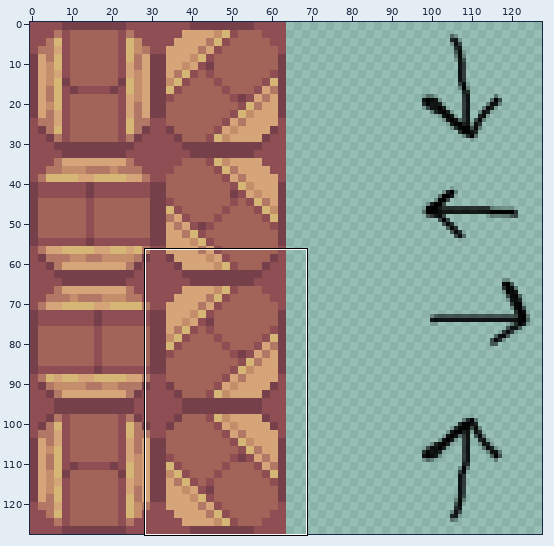
Edited in one commit: sprite sheet (Graphics/Characters/Rotatona_StraightTrack.png). Above, an overview of the earlier version with the close-up marked.
Close-up. First the earlier version:
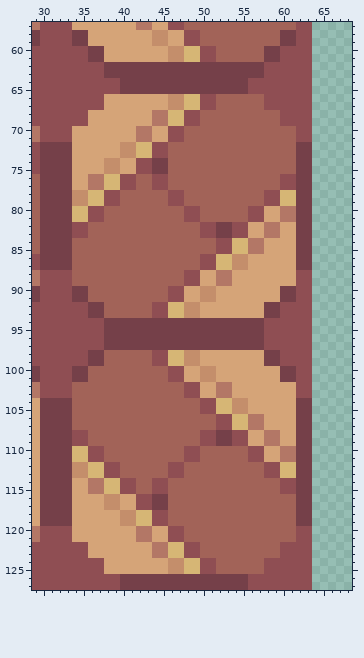
The file is 128x128 pixels. Pixels under 10% opacity are left out. Colours within 5 levels of each other are drawn and written as one. Shown: x 29..68, y 57..127.
New version:
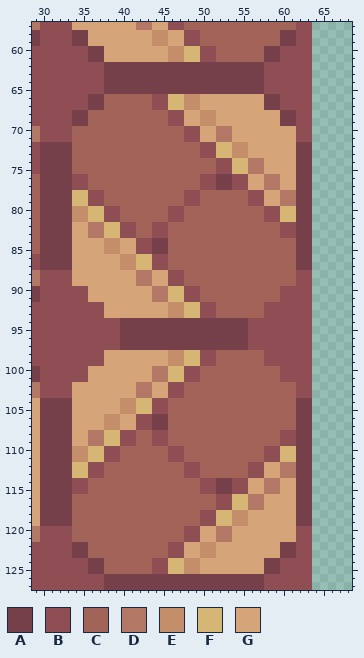
Palette (. is transparent): A #754049  B #8f4e53  C #a26358  D #b37766  E #c48e6b  F #d6b675  G #d5a478
Log entry: rotapuzzle - straight track rotate
Diff:
@@ x 29..68 @@
  63 BBBBBBBBBAAAAAAAAAAAAAAAAAAAABBBBBB.....
- 64 BBBBBBBBBBBAAAAAAAAAAAAAAAABBBBBBBB.....
- 65 BBBBBBBBBBBAAAAAAAAAAAAAAAABBBBBBBB.....
- 66 BBBBBBBBBGGGGGGGGEEFFBBCCCCCCBBBBBB.....
- 67 BBBBBBBBBGGGGGGGGEEFFBBCCCCCCBBBBBB.....
- 68 BBBBBBBGGGGGGGGDDFFBBCCCCCCCCCCBBBB.....
- 69 BBBBBBBGGGGGGGGDDFFBBCCCCCCCCCCBBBB.....
- 70 DBBBBGGGGGGGGDDGGBBCCCCCCCCCCCCCCBB.....
- 71 DBBBBGGGGGGGGDDGGBBCCCCCCCCCCCCCCBB.....
- 72 BAAAAGGGGGGEEFFBBCCCCCCCCCCCCCCCCAA.....
- 73 BAAAAGGGGGGEEFFBBCCCCCCCCCCCCCCCCAA.....
- 74 BAAAAGGGGEEGGBBAACCCCCCCCCCCCCCCCAA.....
- 75 BAAAAGGGGEEGGBBAACCCCCCCCCCCCCCCCAA.....
- 76 CAAAAGGDDFFBBCCBBCCCCCCCCCCCCCCBBAA.....
- 77 CAAAAGGDDFFBBCCBBCCCCCCCCCCCCCCBBAA.....
- 78 CAAAAEEFFBBCCCCCCBBCCCCCCCCCCBBFFAA.....
- 79 CAAAAEEFFBBCCCCCCBBCCCCCCCCCCBBFFAA.....
- 80 CAAAAFFBBCCCCCCCCCCBBCCCCCCBBGGDDAA.....
- 81 CAAAAFFBBCCCCCCCCCCBBCCCCCCBBGGDDAA.....
- 82 CAAAABBCCCCCCCCCCCCCCBBAABBGGDDGGAA.....
- 83 CAAAABBCCCCCCCCCCCCCCBBAABBGGDDGGAA.....
- 84 CAAAACCCCCCCCCCCCCCCCCCBBFFDDGGGGAA.....
- 85 CAAAACCCCCCCCCCCCCCCCCCBBFFDDGGGGAA.....
- 86 BAAAACCCCCCCCCCCCCCCCBBFFEEGGGGGGAA.....
- 87 BAAAACCCCCCCCCCCCCCCCBBFFEEGGGGGGAA.....
- 88 DBBBBCCCCCCCCCCCCCCBBGGDDGGGGGGGGBB.....
- 89 DBBBBCCCCCCCCCCCCCCBBGGDDGGGGGGGGBB.....
- 90 ABBBBAACCCCCCCCCCBBGGEEGGGGGGGGAABB.....
- 91 ABBBBAACCCCCCCCCCBBGGEEGGGGGGGGAABB.....
- 92 BBBBBBBAACCCCCCBBFFEEGGGGGGGGAABBBB.....
- 93 BBBBBBBAACCCCCCBBFFEEGGGGGGGGAABBBB.....
- 94 BBBBBBBBBAAAAAAAAAAAAAAAAAAAABBBBBB.....
- 95 BBBBBBBBBAAAAAAAAAAAAAAAAAAAABBBBBB.....
- 96 BBBBBBBBBAAAAAAAAAAAAAAAAAAAABBBBBB.....
- 97 BBBBBBBBBAAAAAAAAAAAAAAAAAAAABBBBBB.....
- 98 BBBBBBBAACCCCCCBBFFEEGGGGGGGGAABBBB.....
- 99 BBBBBBBAACCCCCCBBFFEEGGGGGGGGAABBBB.....
-100 ABBBBAACCCCCCCCCCBBGGEEGGGGGGGGAABB.....
-101 ABBBBAACCCCCCCCCCBBGGEEGGGGGGGGAABB.....
-102 DBBBBCCCCCCCCCCCCCCBBGGDDGGGGGGGGBB.....
-103 DBBBBCCCCCCCCCCCCCCBBGGDDGGGGGGGGBB.....
-104 GAAAACCCCCCCCCCCCCCCCBBFFEEGGGGGGAA.....
-105 GAAAACCCCCCCCCCCCCCCCBBFFEEGGGGGGAA.....
-106 GAAAACCCCCCCCCCCCCCCCCCBBFFDDGGGGAA.....
-107 GAAAACCCCCCCCCCCCCCCCCCBBFFDDGGGGAA.....
-108 GAAAABBCCCCCCCCCCCCCCBBAABBGGDDGGAA.....
-109 GAAAABBCCCCCCCCCCCCCCBBAABBGGDDGGAA.....
-110 GAAAAFFBBCCCCCCCCCCBBCCCCCCBBGGDDAA.....
-111 GAAAAFFBBCCCCCCCCCCBBCCCCCCBBGGDDAA.....
-112 GAAAAEEFFBBCCCCCCBBCCCCCCCCCCBBFFAA.....
-113 GAAAAEEFFBBCCCCCCBBCCCCCCCCCCBBFFAA.....
-114 GAAAAGGDDFFBBCCBBCCCCCCCCCCCCCCBBAA.....
-115 GAAAAGGDDFFBBCCBBCCCCCCCCCCCCCCBBAA.....
-116 GAAAAGGGGEEGGBBAACCCCCCCCCCCCCCCCAA.....
-117 GAAAAGGGGEEGGBBAACCCCCCCCCCCCCCCCAA.....
-118 GAAAAGGGGGGEEFFBBCCCCCCCCCCCCCCCCAA.....
-119 GAAAAGGGGGGEEFFBBCCCCCCCCCCCCCCCCAA.....
-120 DBBBBGGGGGGGGDDGGBBCCCCCCCCCCCCCCBB.....
-121 DBBBBGGGGGGGGDDGGBBCCCCCCCCCCCCCCBB.....
-122 BBBBBBBGGGGGGGGDDFFBBCCCCCCCCCCBBBB.....
-123 BBBBBBBGGGGGGGGDDFFBBCCCCCCCCCCBBBB.....
-124 BBBBBBBBBGGGGGGGGEEFFBBCCCCCCBBBBBB.....
-125 BBBBBBBBBGGGGGGGGEEFFBBCCCCCCBBBBBB.....
-126 BBBBBBBBBBBAAAAAAAAAAAAAAAABBBBBBBB.....
-127 BBBBBBBBBBBAAAAAAAAAAAAAAAABBBBBBBB.....
+ 64 BBBBBBBBBAAAAAAAAAAAAAAAAAAAABBBBBB.....
+ 65 BBBBBBBBBAAAAAAAAAAAAAAAAAAAABBBBBB.....
+ 66 BBBBBBBAACCCCCCBBFFEEGGGGGGGGAABBBB.....
+ 67 BBBBBBBAACCCCCCBBFFEEGGGGGGGGAABBBB.....
+ 68 BBBBBAACCCCCCCCCCBBGGEEGGGGGGGGAABB.....
+ 69 BBBBBAACCCCCCCCCCBBGGEEGGGGGGGGAABB.....
+ 70 DBBBBCCCCCCCCCCCCCCBBGGDDGGGGGGGGBB.....
+ 71 DBBBBCCCCCCCCCCCCCCBBGGDDGGGGGGGGBB.....
+ 72 BAAAACCCCCCCCCCCCCCCCBBFFEEGGGGGGAA.....
+ 73 BAAAACCCCCCCCCCCCCCCCBBFFEEGGGGGGAA.....
+ 74 BAAAACCCCCCCCCCCCCCCCCCBBFFDDGGGGAA.....
+ 75 BAAAACCCCCCCCCCCCCCCCCCBBFFDDGGGGAA.....
+ 76 CAAAABBCCCCCCCCCCCCCCBBAABBGGDDGGAA.....
+ 77 CAAAABBCCCCCCCCCCCCCCBBAABBGGDDGGAA.....
+ 78 CAAAAFFBBCCCCCCCCCCBBCCCCCCBBGGDDAA.....
+ 79 CAAAAFFBBCCCCCCCCCCBBCCCCCCBBGGDDAA.....
+ 80 CAAAAEEFFBBCCCCCCBBCCCCCCCCCCBBFFAA.....
+ 81 CAAAAEEFFBBCCCCCCBBCCCCCCCCCCBBFFAA.....
+ 82 CAAAAGGDDFFBBCCBBCCCCCCCCCCCCCCBBAA.....
+ 83 CAAAAGGDDFFBBCCBBCCCCCCCCCCCCCCBBAA.....
+ 84 CAAAAGGGGEEGGBBAACCCCCCCCCCCCCCCCAA.....
+ 85 CAAAAGGGGEEGGBBAACCCCCCCCCCCCCCCCAA.....
+ 86 BAAAAGGGGGGEEFFBBCCCCCCCCCCCCCCCCAA.....
+ 87 BAAAAGGGGGGEEFFBBCCCCCCCCCCCCCCCCAA.....
+ 88 DBBBBGGGGGGGGDDGGBBCCCCCCCCCCCCCCBB.....
+ 89 DBBBBGGGGGGGGDDGGBBCCCCCCCCCCCCCCBB.....
+ 90 ABBBBBBGGGGGGGGDDFFBBCCCCCCCCCCBBBB.....
+ 91 ABBBBBBGGGGGGGGDDFFBBCCCCCCCCCCBBBB.....
+ 92 BBBBBBBBBGGGGGGGGEEFFBBCCCCCCBBBBBB.....
+ 93 BBBBBBBBBGGGGGGGGEEFFBBCCCCCCBBBBBB.....
+ 94 BBBBBBBBBBBAAAAAAAAAAAAAAAABBBBBBBB.....
+ 95 BBBBBBBBBBBAAAAAAAAAAAAAAAABBBBBBBB.....
+ 96 BBBBBBBBBBBAAAAAAAAAAAAAAAABBBBBBBB.....
+ 97 BBBBBBBBBBBAAAAAAAAAAAAAAAABBBBBBBB.....
+ 98 BBBBBBBBBGGGGGGGGEEFFBBCCCCCCBBBBBB.....
+ 99 BBBBBBBBBGGGGGGGGEEFFBBCCCCCCBBBBBB.....
+100 ABBBBBBGGGGGGGGDDFFBBCCCCCCCCCCBBBB.....
+101 ABBBBBBGGGGGGGGDDFFBBCCCCCCCCCCBBBB.....
+102 DBBBBGGGGGGGGDDGGBBCCCCCCCCCCCCCCBB.....
+103 DBBBBGGGGGGGGDDGGBBCCCCCCCCCCCCCCBB.....
+104 GAAAAGGGGGGEEFFBBCCCCCCCCCCCCCCCCAA.....
+105 GAAAAGGGGGGEEFFBBCCCCCCCCCCCCCCCCAA.....
+106 GAAAAGGGGEEGGBBAACCCCCCCCCCCCCCCCAA.....
+107 GAAAAGGGGEEGGBBAACCCCCCCCCCCCCCCCAA.....
+108 GAAAAGGDDFFBBCCBBCCCCCCCCCCCCCCBBAA.....
+109 GAAAAGGDDFFBBCCBBCCCCCCCCCCCCCCBBAA.....
+110 GAAAAEEFFBBCCCCCCBBCCCCCCCCCCBBFFAA.....
+111 GAAAAEEFFBBCCCCCCBBCCCCCCCCCCBBFFAA.....
+112 GAAAAFFBBCCCCCCCCCCBBCCCCCCBBGGDDAA.....
+113 GAAAAFFBBCCCCCCCCCCBBCCCCCCBBGGDDAA.....
+114 GAAAABBCCCCCCCCCCCCCCBBAABBGGDDGGAA.....
+115 GAAAABBCCCCCCCCCCCCCCBBAABBGGDDGGAA.....
+116 GAAAACCCCCCCCCCCCCCCCCCBBFFDDGGGGAA.....
+117 GAAAACCCCCCCCCCCCCCCCCCBBFFDDGGGGAA.....
+118 GAAAACCCCCCCCCCCCCCCCBBFFEEGGGGGGAA.....
+119 GAAAACCCCCCCCCCCCCCCCBBFFEEGGGGGGAA.....
+120 DBBBBCCCCCCCCCCCCCCBBGGDDGGGGGGGGBB.....
+121 DBBBBCCCCCCCCCCCCCCBBGGDDGGGGGGGGBB.....
+122 BBBBBAACCCCCCCCCCBBGGEEGGGGGGGGAABB.....
+123 BBBBBAACCCCCCCCCCBBGGEEGGGGGGGGAABB.....
+124 BBBBBBBAACCCCCCBBFFEEGGGGGGGGAABBBB.....
+125 BBBBBBBAACCCCCCBBFFEEGGGGGGGGAABBBB.....
+126 BBBBBBBBBAAAAAAAAAAAAAAAAAAAABBBBBB.....
+127 BBBBBBBBBAAAAAAAAAAAAAAAAAAAABBBBBB.....
Boxes around the changes in both close-ups, in picture pixels (x1, y1, x2, y2):
changed: (72, 78, 296, 590)
